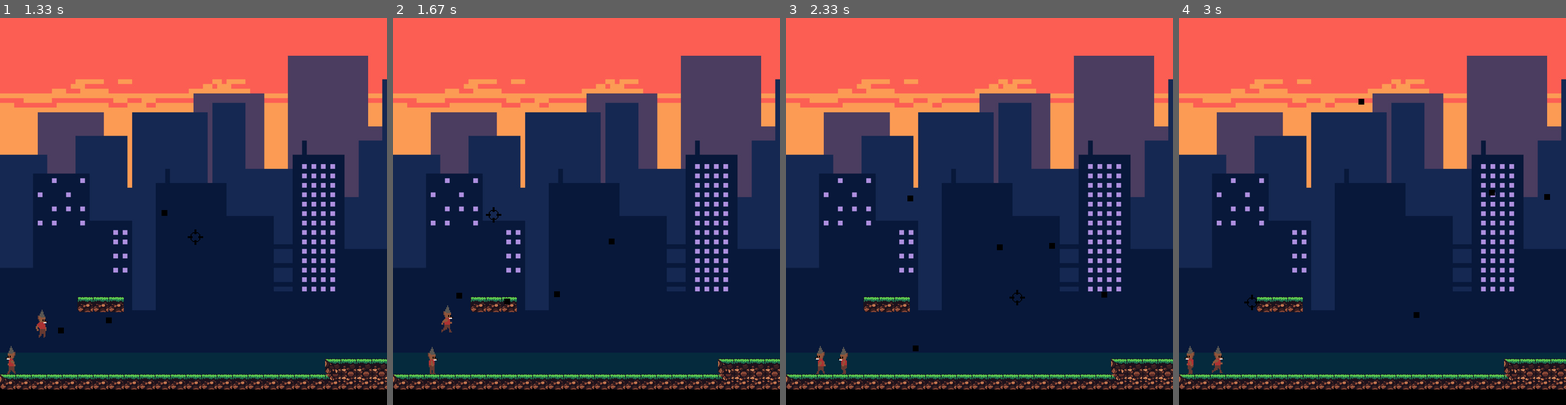
Above: before the commit, frames 1-4 (left to right).
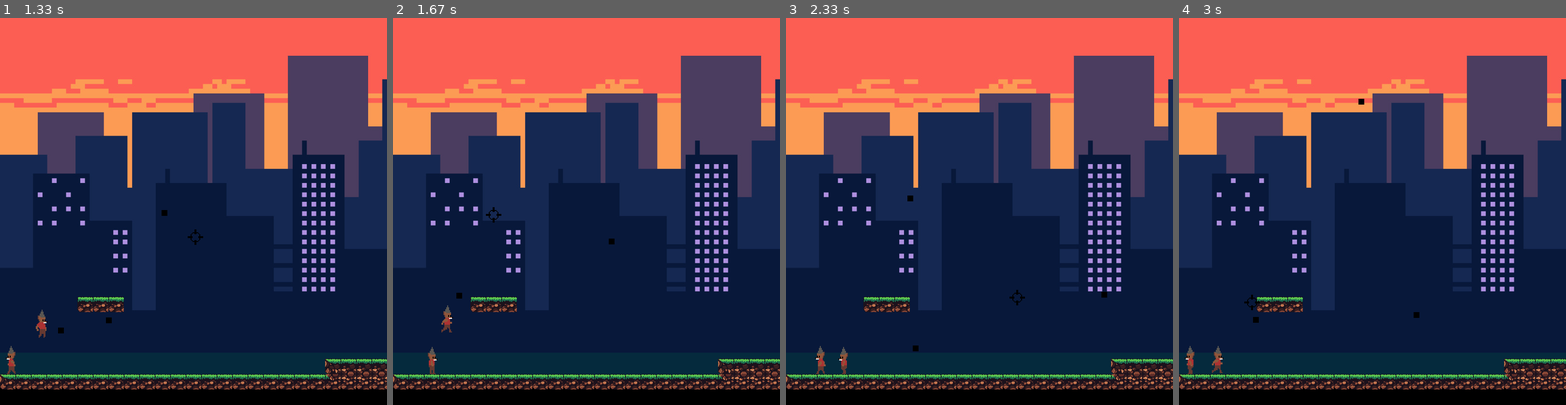
Above: after the commit, the same moments.

Repository: manucouto1/PyGame_5Gatos
Game: pygame game, started from src/main.py
The game is run twice, just before and just after one commit, with the same random seed, the same clock (stepped at 60 frames per second) and the same inputs.
Inputs (mouse positions are in pixels of both pictures, inside the frame that each line leads up to):
- Up to frame 1 (1.33 s): click (193, 211) at 0.4 s; hold Right 0.67-1.13 s; click (317, 199) at 0.77 s; hold Up from 1.17 s (still down); click (193, 238) at 1.27 s
- Up to frame 2 (1.67 s): release Up at 1.47 s; hold Right from 1.5 s (still down); click (493, 215) at 1.6 s
- Up to frame 3 (2.33 s): release Right at 1.97 s; hold Left from 2 s (still down); click (1018, 296) at 2.1 s
- Up to frame 4 (3 s): release Left at 2.53 s; hold Left 2.57-2.97 s; move the mouse to (1252, 304) at 2.6 s; click (1252, 304) at 2.67 s

Frame 1 is identical in both runs. In frame 2, less than 0.1% of the frame differs, in the area x 28-44%, y 70-74%; in frame 3, less than 0.1%; in frame 4, less than 0.1%, in the area x 19-96%, y 44-79%.

Commit message:
Bullet collided kill

Diff:
--- a/src/main.py
+++ b/src/main.py
@@ -72,7 +72,7 @@
         to_remove = list(filter(lambda bll: SCREEN_HEIGHT < bll.x or bll.x < 0 or SCREEN_WIDTH < bll.y or bll.y < 0,
                                 bullets.sprites()))
 
-        to_remove2 = pg.sprite.groupcollide(bullets, platforms, False, False)
+        to_remove2 = pg.sprite.groupcollide(bullets, platforms, True, False)
 
         print(to_remove2)
 
